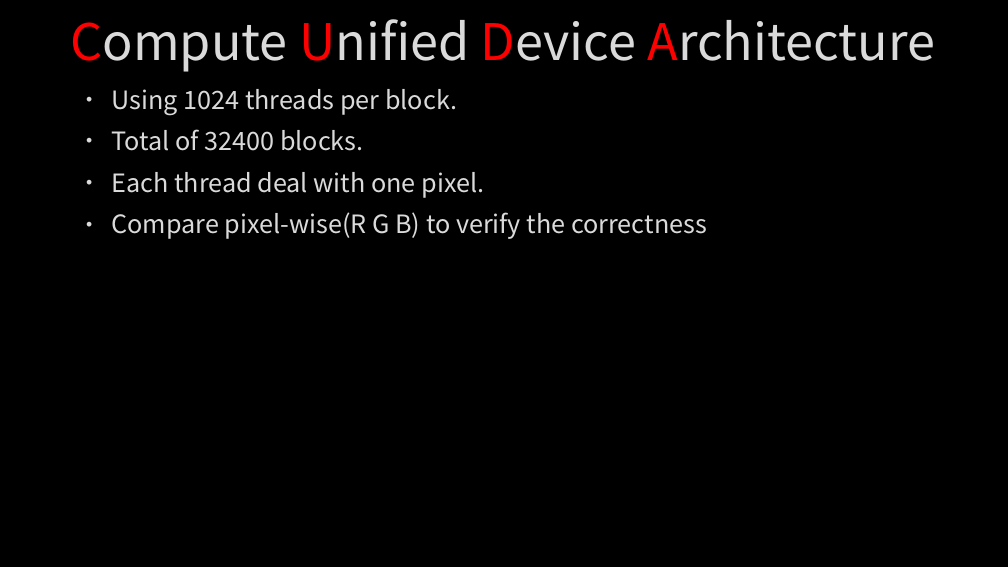
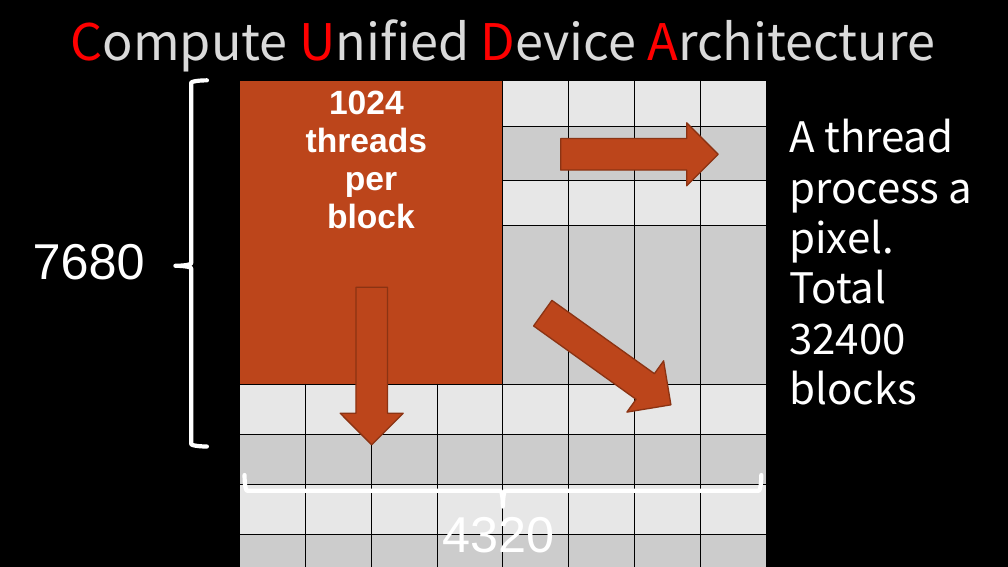
Before and after one commit to Alfons0329/Parallel_Programming_Fall_2018, a slide deck: slide 10 of Final Project/Report.pptx. Drawn at 1008x567 pixels with LibreOffice and Linux fonts; fonts in the diff are those of the drawing; background and template pictures are left out. Boxes give left, top, right and bottom in pixels: in the first picture for what was removed or moved away, otherwise in the second. Text is boxed around its words. In the diff, an @@ line names an element or a change of style, - is before the commit and + after.

```diff
--- a/Final Project/Report.pptx
+++ b/Final Project/Report.pptx
@@ text removed at [111, 89, 707, 239] @@
-• Using 1024 threads per block.
-• Total of 32400 blocks.
-• Each thread deal with one pixel.
-• Compare pixel-wise(R G B) to verify the correctness
@@ left brace added at [175, 80, 207, 446], outline #FFFFFF 4 pt @@
@@ table added at [240, 81, 766, 454], 8 rows, 8 columns @@
+1024 / threads / per / block |  |  |  |  |  |  | 
+ |  |  |  |  |  |  | 
+ |  |  |  |  |  |  | 
+ |  |  |  |  |  |  | 
+ |  |  |  |  |  |  | 
+ |  |  |  |  |  |  | 
+ |  |  |  |  |  |  | 
+ |  |  |  |  |  |  | 
@@ text added at [789, 118, 973, 405], 40 pt, text #FFFFFF @@
+A thread process a pixel.
+Total 32400 blocks
@@ down arrow added at [561, 123, 718, 186], fill #BC451B, outline #8B3314 1.25 pt @@
@@ text added at [33, 244, 145, 280], 48 pt, text #FFFFFF @@
+7680
@@ down arrow added at [340, 287, 403, 445], fill #BC451B, outline #8B3314 1.25 pt @@
@@ down arrow added at [525, 288, 689, 430], fill #BC451B, outline #8B3314 1.25 pt @@
@@ left brace added at [245, 475, 761, 506], outline #FFFFFF 4 pt @@
@@ text added at [442, 512, 554, 562], 48 pt, text #FFFFFF @@
+4320
```
Also in this commit, not shown: 1 slide added, 2 other files.
